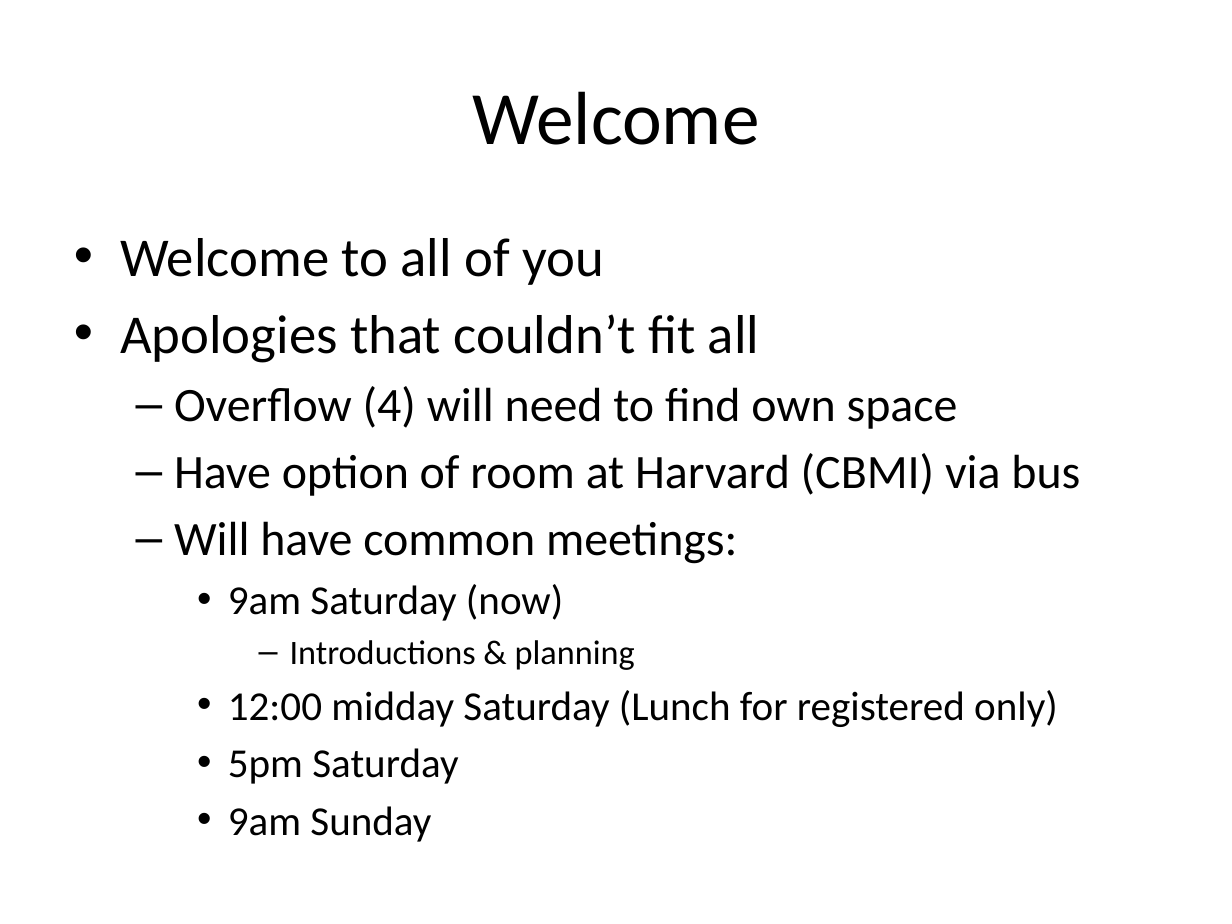
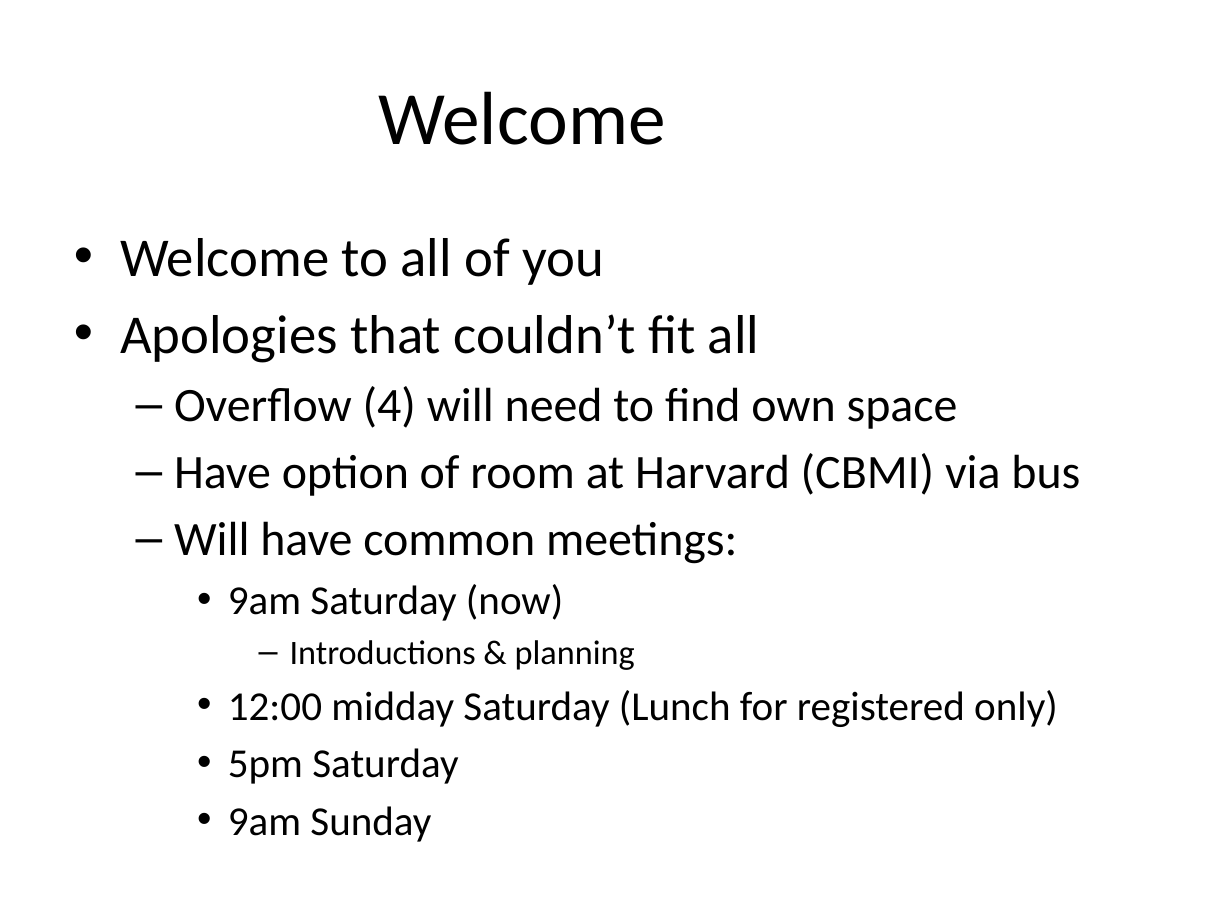
Before and after one commit to vista-novo/fhir, a slide deck: slide 2 of connectathons/Boston2013/Introduction.pptx. Drawn at 1232x924 pixels with LibreOffice and Linux fonts; fonts in the diff are those of the drawing; background and template pictures are left out. Boxes give left, top, right and bottom in pixels: in the first picture for what was removed or moved away, otherwise in the second. Text is boxed around its words. In the diff, an @@ line names an element or a change of style, - is before the commit and + after.

```diff
--- a/connectathons/Boston2013/Introduction.pptx
+++ b/connectathons/Boston2013/Introduction.pptx
@@ title "Welcome": place and size @@
-title "Welcome" at box(472, 91, 759, 145)
+title "Welcome" at box(378, 91, 665, 145)
```
Also in this commit, not shown: 5 other slides changed, 2 slides added.
